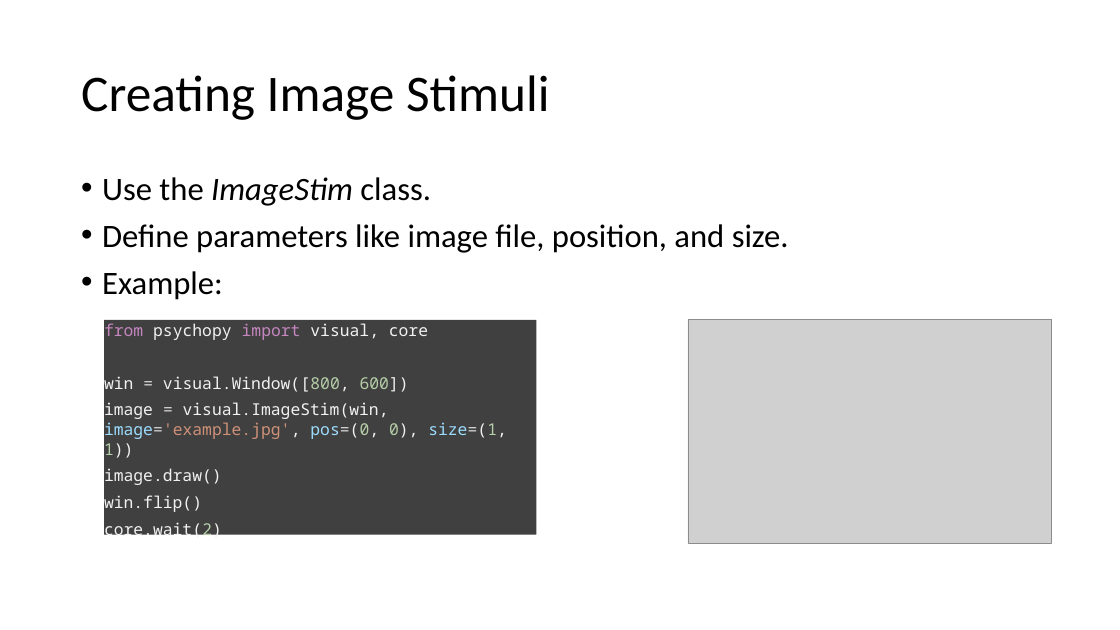
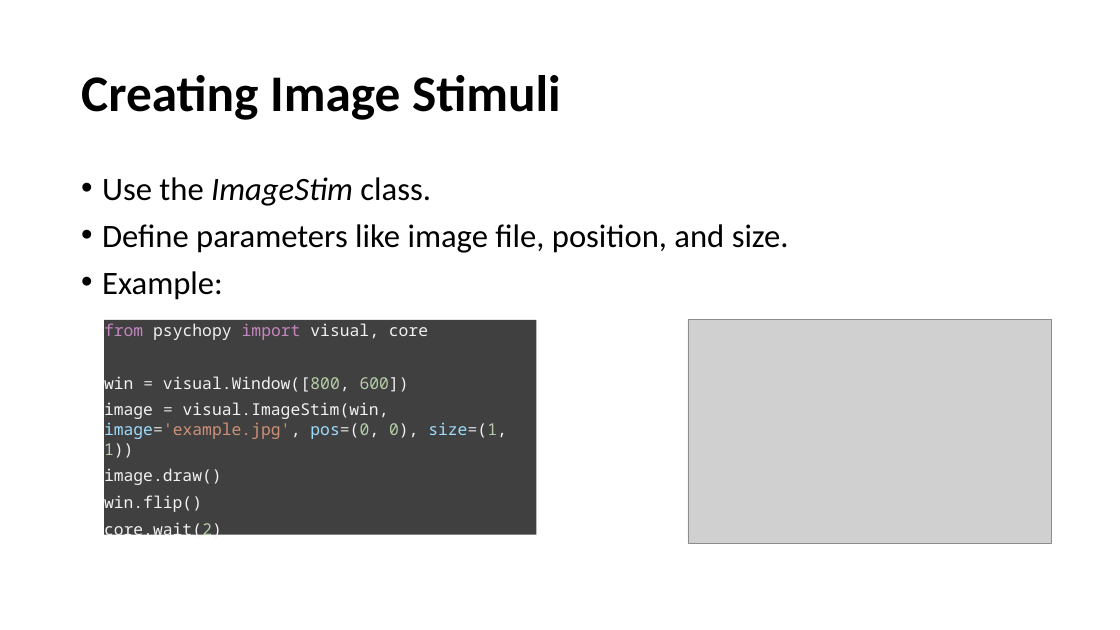
Before and after one commit to caggursoy/PsychoPy-Intro-Course, a slide deck: slide 9 of intro-psychopy/part2.pptx. Drawn at 1120x630 pixels with LibreOffice and Linux fonts; fonts in the diff are those of the drawing; grey boxes stand for pictures. Boxes give left, top, right and bottom in pixels: in the first picture for what was removed or moved away, otherwise in the second. Text is boxed around its words. In the diff, an @@ line names an element or a change of style, - is before the commit and + after.

```diff
--- a/intro-psychopy/part2.pptx
+++ b/intro-psychopy/part2.pptx
@@ title "Creating Image Stimuli" at [81,75,561,120]: bold on @@
```
Also in this commit, not shown: 18 other slides changed, 1 other file.
